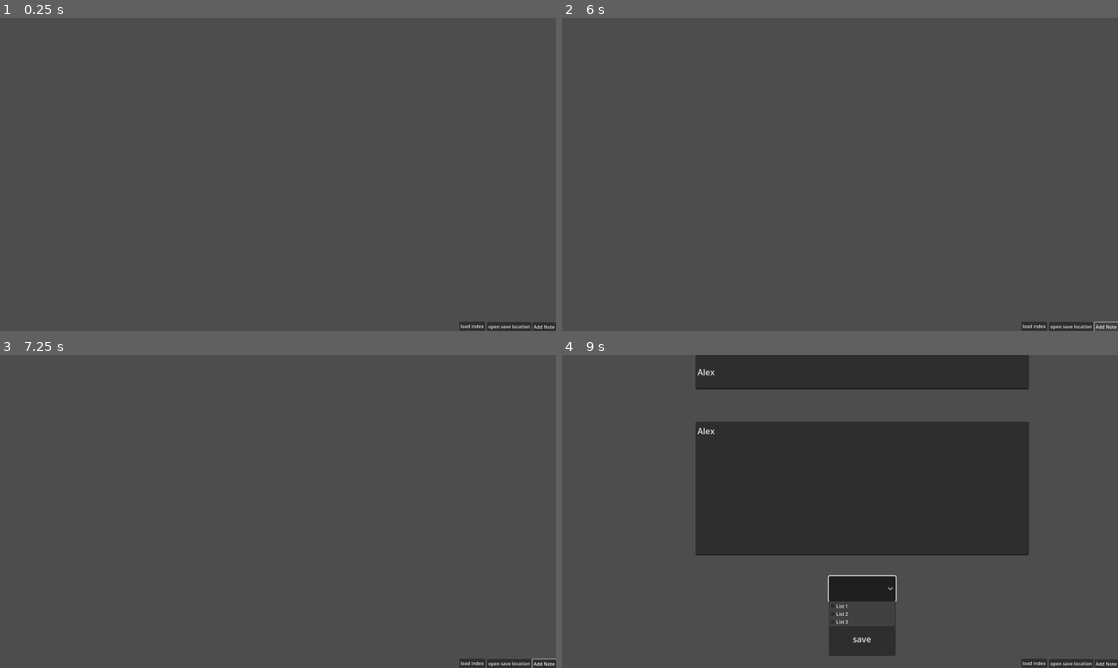
Above: before the commit, frames 1-4 (two rows, left to right).
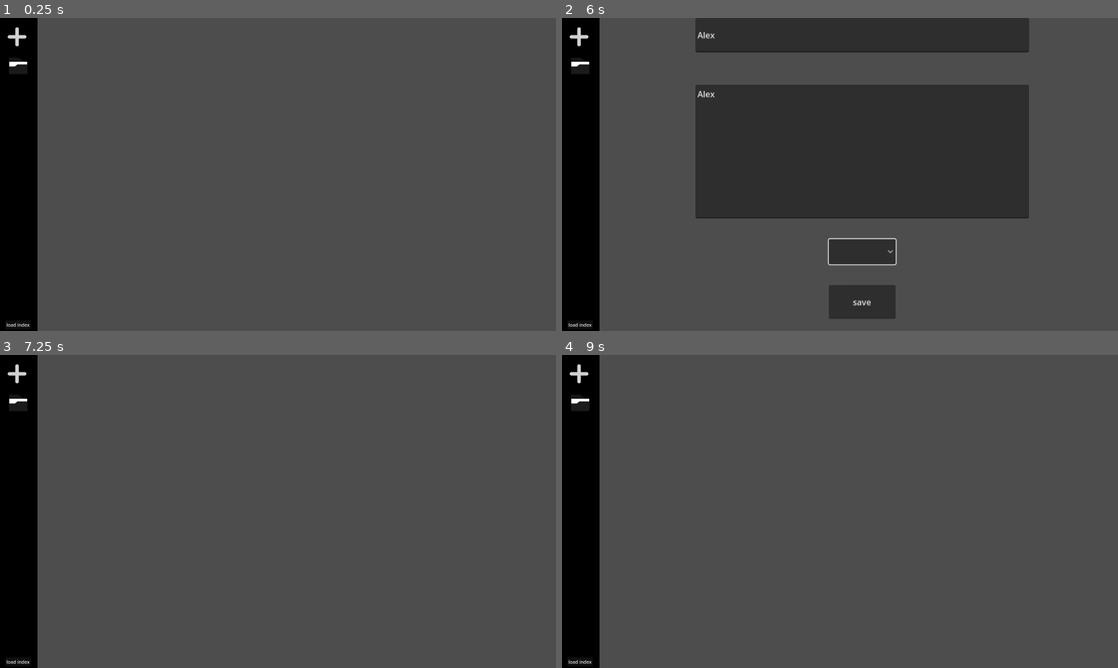
Above: after the commit, the same moments.

Repository: pandapanda135/todo_list
Game: Godot game, scene res://scenes/ui_test.tscn
Same seed, same stepped clock (60 frames per second), same inputs: the game is played once before the commit and once after it.
Inputs (mouse positions are in pixels of both pictures, inside the frame that each line leads up to):
- Up to frame 1 (0.25 s): no input
- Up to frame 2 (6 s): click (1106, 327) at 0.5 s, where only the run before the commit has a clickable "Add Note"; click (578, 36) at 1.27 s; click (862, 33) at 2.02 s; type "Alex" at 2.1 s; click (862, 152) at 2.25 s; type "Alex" at 2.33 s; click (1073, 327) at 2.75 s, where only the run before the commit has a clickable "open save location"; click (578, 64) at 3.52 s; click (862, 252) at 4.25 s; click (862, 252) at 5 s; click (1106, 327) at 5.75 s, where only the run before the commit has a clickable "Add Note"
- Up to frame 3 (7.25 s): click (16, 373) at 6.52 s
- Up to frame 4 (9 s): click (578, 401) at 7.27 s; click (1106, 664) at 8 s, where only the run before the commit has a clickable "Add Note"; click (862, 589) at 8.77 s

The runs differ from the first frame. In frame 1, 7.1% of the frame differs, in the area x 0-100%, y 0-100%; in frame 2, 42%; in frame 3, 7.2%; in frame 4, 41%.

Commit message:
ui icons

Diff:
--- a/scenes/individual_node_test.tscn
+++ b/scenes/individual_node_test.tscn
@@ -1,10 +1,12 @@
-[gd_scene load_steps=6 format=3 uid="uid://dg8lmyc0ukc1u"]
+[gd_scene load_steps=8 format=3 uid="uid://dg8lmyc0ukc1u"]
 
 [ext_resource type="Script" path="res://scripts/node_script.gd" id="1_gbth7"]
 [ext_resource type="Script" path="res://scripts/window_button.gd" id="2_ecya8"]
+[ext_resource type="Texture2D" uid="uid://cwria8455p1rh" path="res://assets/Window.png" id="3_0se6n"]
 [ext_resource type="Script" path="res://scripts/delete_button.gd" id="3_ictxv"]
 [ext_resource type="Script" path="res://scripts/edit_button.gd" id="4_1npj4"]
 [ext_resource type="PackedScene" uid="uid://d1dw4yunexyww" path="res://scenes/Modal.tscn" id="5_yitny"]
+[ext_resource type="Texture2D" uid="uid://xoe6wq0hm13x" path="res://assets/edit.png" id="6_p7blp"]
 
 [node name="Control" type="Control" groups=["persist_nodes"]]
 layout_mode = 3
@@ -40,6 +42,8 @@
 visible = false
 layout_direction = 2
 layout_mode = 1
+offset_left = 43.0
+offset_right = 43.0
 scale = Vector2(1, 1)
 
 [node name="DescriptionLabel" parent="ModalController/HFlowContainer/Control" index="1"]
@@ -104,6 +108,15 @@
 mouse_filter = 1
 text = "v"
 
+[node name="WindowButton2" type="TextureButton" parent="."]
+layout_mode = 0
+offset_left = 168.0
+offset_top = 1.0
+offset_right = 680.0
+offset_bottom = 513.0
+scale = Vector2(0.065, 0.065)
+texture_normal = ExtResource("3_0se6n")
+
 [node name="WindowButton" type="Button" parent="."]
 layout_mode = 0
 offset_left = 149.0
@@ -122,14 +135,14 @@
 flat = true
 script = ExtResource("3_ictxv")
 
-[node name="EditButton" type="Button" parent="."]
+[node name="EditButton" type="TextureButton" parent="."]
 layout_mode = 0
-offset_left = 219.0
-offset_top = 30.0
-offset_right = 259.0
-offset_bottom = 61.0
-text = "edit"
-flat = true
+offset_left = 229.0
+offset_top = 27.0
+offset_right = 293.0
+offset_bottom = 91.0
+scale = Vector2(0.6, 0.6)
+texture_normal = ExtResource("6_p7blp")
 script = ExtResource("4_1npj4")
 
 [editable path="ModalController"]
--- a/scenes/ui_test.tscn
+++ b/scenes/ui_test.tscn
@@ -1,7 +1,9 @@
-[gd_scene load_steps=5 format=3 uid="uid://4ohhu5aryk3p"]
+[gd_scene load_steps=7 format=3 uid="uid://4ohhu5aryk3p"]
 
+[ext_resource type="Texture2D" uid="uid://8nalqu378oa4" path="res://assets/plus.png" id="2_mwutn"]
 [ext_resource type="PackedScene" uid="uid://d1dw4yunexyww" path="res://scenes/Modal.tscn" id="3_a3yvw"]
 [ext_resource type="Script" path="res://scripts/add_note_ui.gd" id="4_70acs"]
+[ext_resource type="Texture2D" uid="uid://r6ym0pf2m5vh" path="res://assets/file.png" id="4_m8enu"]
 [ext_resource type="Script" path="res://scripts/load_index_button.gd" id="4_nbxnp"]
 [ext_resource type="Script" path="res://scripts/save_location.gd" id="5_tkmw1"]
 
@@ -15,21 +17,23 @@
 
 [node name="Collection1" type="VFlowContainer" parent="."]
 layout_mode = 0
-offset_right = 569.0
-offset_bottom = 1081.0
+offset_left = 131.0
+offset_top = -2.0
+offset_right = 700.0
+offset_bottom = 1079.0
 mouse_filter = 2
 
 [node name="Collection2" type="VFlowContainer" parent="."]
 layout_mode = 0
-offset_left = 603.0
-offset_right = 1127.0
+offset_left = 744.0
+offset_right = 1268.0
 offset_bottom = 1084.0
 mouse_filter = 2
 
 [node name="Collection3" type="VFlowContainer" parent="."]
 layout_mode = 0
-offset_left = 1167.0
-offset_right = 1671.0
+offset_left = 1315.0
+offset_right = 1819.0
 offset_bottom = 1075.0
 mouse_filter = 2
 
@@ -43,47 +47,52 @@
 
 [node name="ContainerSelect" parent="ModalController/HFlowContainer/Control" index="2" groups=["persist"]]
 
-[node name="Button" type="Button" parent="."]
+[node name="AddFileButton" type="TextureButton" parent="."]
 top_level = true
 layout_mode = 1
-anchors_preset = 3
-anchor_left = 1.0
-anchor_top = 1.0
-anchor_right = 1.0
-anchor_bottom = 1.0
-offset_left = -81.0
-offset_top = -30.0
-offset_bottom = 1.0
+anchors_preset = -1
+anchor_left = 0.0140625
+anchor_top = 0.0305556
+anchor_right = 0.0473958
+anchor_bottom = 0.0898148
+grow_horizontal = 2
+grow_vertical = 2
+tooltip_text = "Create new note"
+texture_normal = ExtResource("2_mwutn")
+script = ExtResource("4_70acs")
+metadata/_edit_use_anchors_ = true
+
+[node name="FileLocationButton" type="TextureButton" parent="."]
+top_level = true
+layout_mode = 1
+anchors_preset = -1
+anchor_left = 0.0161458
+anchor_top = 0.12037
+anchor_right = 0.0494792
+anchor_bottom = 0.17963
 grow_horizontal = 0
 grow_vertical = 0
-text = "Add Note
-"
-script = ExtResource("4_70acs")
-
-[node name="Button2" type="Button" parent="."]
-top_level = true
-layout_mode = 1
-anchors_preset = 3
-anchor_left = 1.0
-anchor_top = 1.0
-anchor_right = 1.0
-anchor_bottom = 1.0
-offset_left = -238.0
-offset_top = -31.0
-offset_right = -85.0
-grow_horizontal = 0
-grow_vertical = 0
-text = "open save location"
+tooltip_text = "(DEBUG) opens save file location"
+texture_normal = ExtResource("4_m8enu")
 script = ExtResource("5_tkmw1")
+metadata/_edit_use_anchors_ = true
 
 [node name="Button3" type="Button" parent="."]
+top_level = true
 layout_mode = 0
-offset_left = 1586.0
-offset_top = 1048.0
-offset_right = 1675.0
-offset_bottom = 1079.0
+offset_left = 18.0
+offset_top = 1043.0
+offset_right = 107.0
+offset_bottom = 1074.0
 text = "load index"
 script = ExtResource("4_nbxnp")
 
+[node name="ColorRect" type="ColorRect" parent="."]
+layout_mode = 0
+offset_right = 130.0
+offset_bottom = 1083.0
+mouse_filter = 2
+color = Color(0, 0, 0, 1)
+
 [editable path="ModalController"]
 [editable path="ModalController/HFlowContainer/Control"]
Binary file added: assets/Window.png
Not shown, added: assets/Window.png.import
Binary file added: assets/edit.png
Not shown, added: assets/edit.png.import
Binary file added: assets/file.png
Not shown, added: assets/file.png.import
Binary file added: assets/plus.png
Not shown, added: assets/plus.png.import
